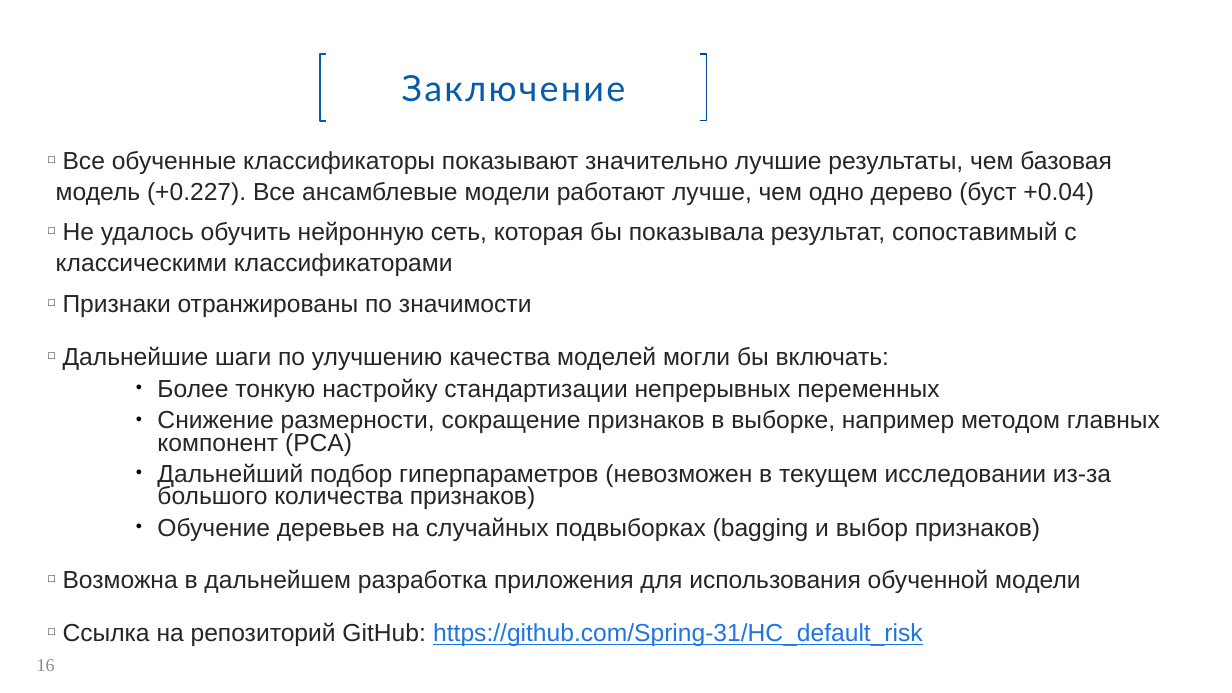
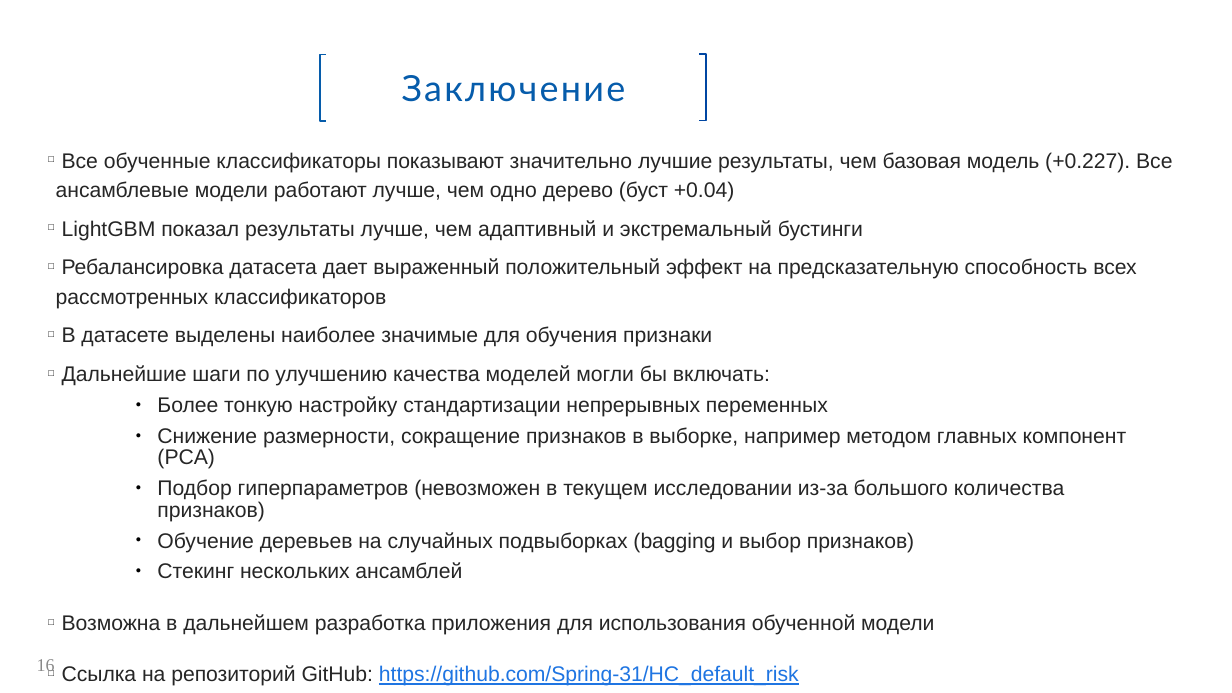
Before and after one commit to Spring-31/HC_default_risk, a slide deck: slide 16 of Прогнозирование_вероятности_дефолта.pptx. Drawn at 1232x693 pixels with LibreOffice and Linux fonts; fonts in the diff are those of the drawing; background and template pictures are left out. Boxes give left, top, right and bottom in pixels: in the first picture for what was removed or moved away, otherwise in the second. Text is boxed around its words. In the diff, an @@ line names an element or a change of style, - is before the commit and + after.

Commit message:
Update presentation

```diff
--- a/Прогнозирование_вероятности_дефолта.pptx
+++ b/Прогнозирование_вероятности_дефолта.pptx
@@ text at (56,152,1172,635): size 19.2 to 16.5 pt in "Все обученные классификаторы показывают значительно лучшие р ...", "Дальнейшие шаги по улучшению качества моделей могли ...", "Более тонкую настройку стандартизации непрерывных переменных", "Снижение размерности, сокращение признаков в выборке, наприм ..." and 3 more places; line spacing 1.05 to 1.15; less space between paragraphs; line spacing 0.75 to 0.85 @@
@@ text at (56,220,1136,347): text changed; size 19.2 to 16.5 pt @@
-□ Не удалось обучить нейронную сеть, которая бы показывала результат, сопоставимый с классическими классификаторами
-□ Признаки отранжированы по значимости
+□ LightGBM показал результаты лучше, чем адаптивный и экстремальный бустинги
+□ Ребалансировка датасета дает выраженный положительный эффект на предсказательную способность всех рассмотренных классификаторов
+□ В датасете выделены наиболее значимые для обучения признаки
@@ text at (157,479,1064,522): text changed; size 19.2 to 16.5 pt @@
-        ● Дальнейший подбор гиперпараметров (невозможен в текущем исследовании из-за большого количества признаков)
+        ● Подбор гиперпараметров (невозможен в текущем исследовании из-за большого количества признаков)
@@ text at (157,562,462,578): paragraph added @@
+        ● Стекинг нескольких ансамблей
@@ page number rewrapped from (37,659,55,671) to (37,659,55,675) @@
```
Also in this commit, not shown: 11 other slides changed, 2 slides added, 2 slides removed, 4 other files.
